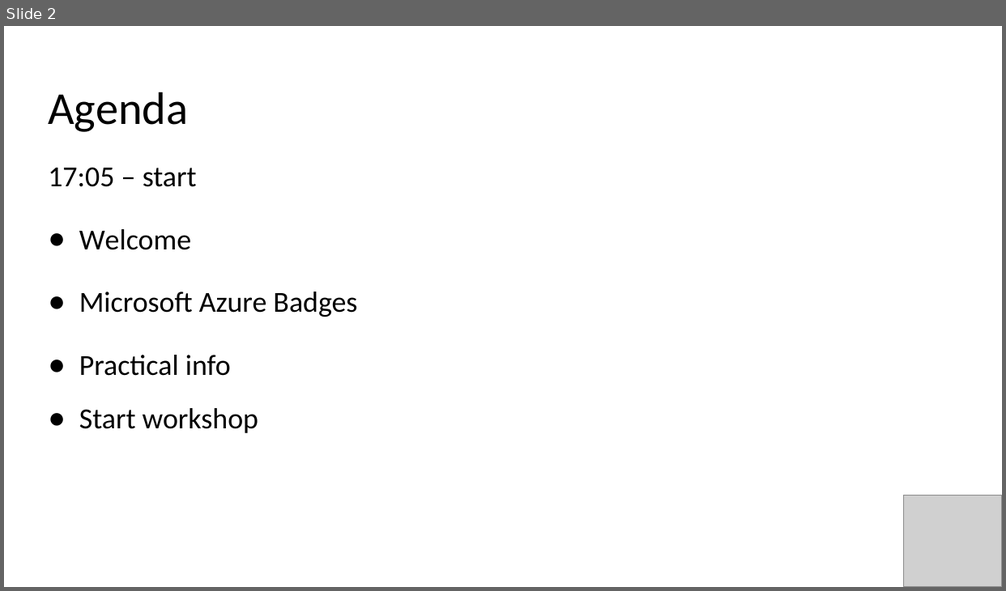
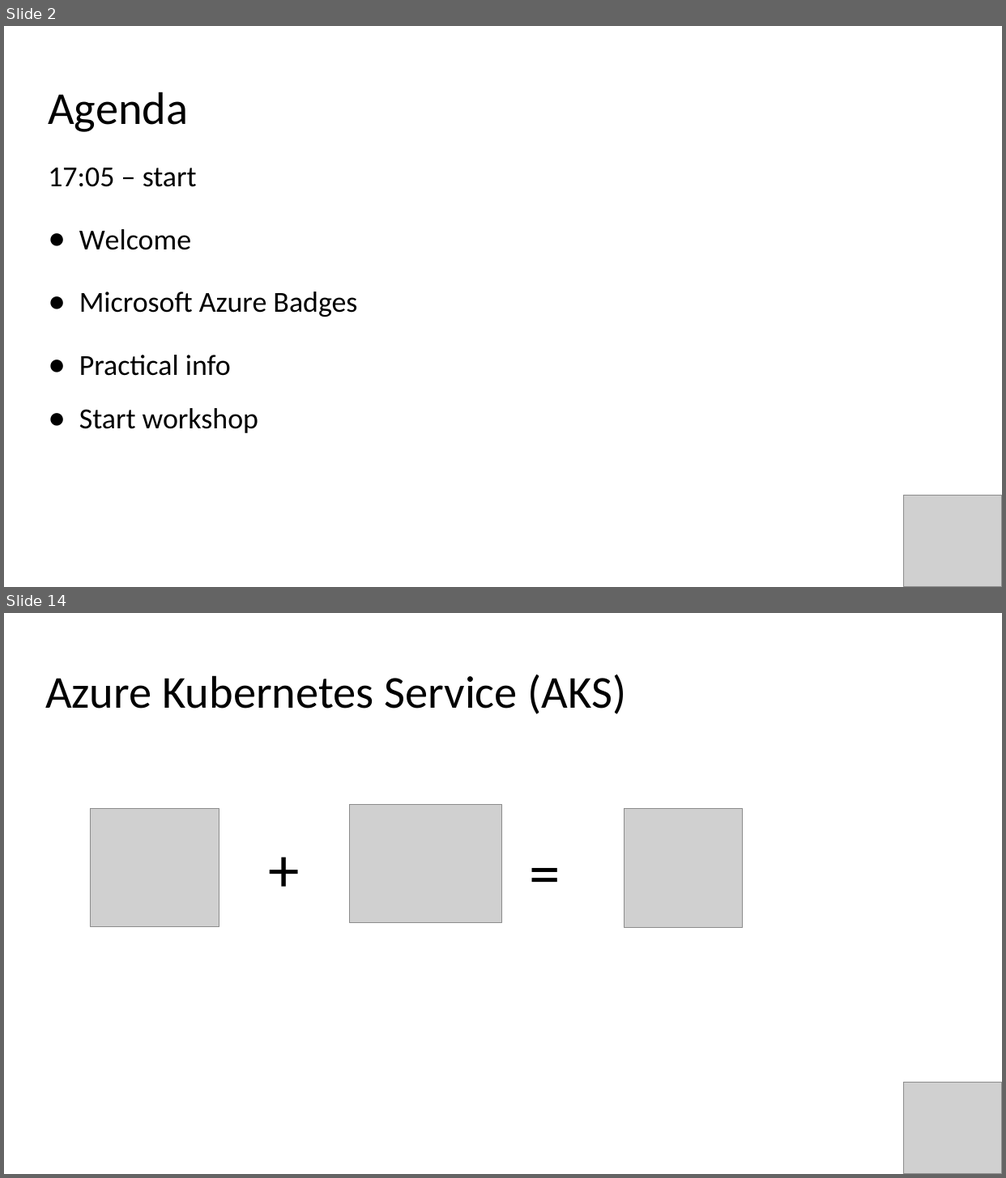
Before and after one commit to evgenyb/aks-workshops, a slide deck: 01-aks-and-k8s-101/slides/Introduction to AKS.pptx. Shown one above the other, each under a label of ours: slide 2 before the commit, slides 2 and 14 after it; the slides between them are not shown. The pictures are 1006x591 and 1006x1178 pixels, drawn with LibreOffice and Linux fonts; fonts in the diff are those of the drawing; grey boxes stand for pictures. Boxes give left, top, right and bottom in pixels: in the first picture for what was removed or moved away, otherwise in the second. Text is boxed around its words. In the diff, an @@ line names an element or a change of style, - is before the commit and + after.

```diff
--- a/01-aks-and-k8s-101/slides/Introduction to AKS.pptx
+++ b/01-aks-and-k8s-101/slides/Introduction to AKS.pptx
@@ slide 14 added at [4, 613, 1002, 1174], background #FFFFFF @@
@@ title added at [45, 675, 627, 714], 44 pt, text #000000 @@
+Azure Kubernetes Service (AKS)
@@ picture added at [350, 805, 502, 923] @@
@@ picture added at [91, 808, 219, 926] @@
@@ text added at [261, 826, 307, 909], 60 pt, text #000000 @@
++
@@ text added at [522, 829, 569, 913], 60 pt, text #000000 @@
+=
@@ picture added at [624, 808, 743, 927] @@
@@ picture added at [904, 1082, 1002, 1174] @@
```
Also in this commit, not shown: 3 slides changed, 12 other slides added, 7 other files.
